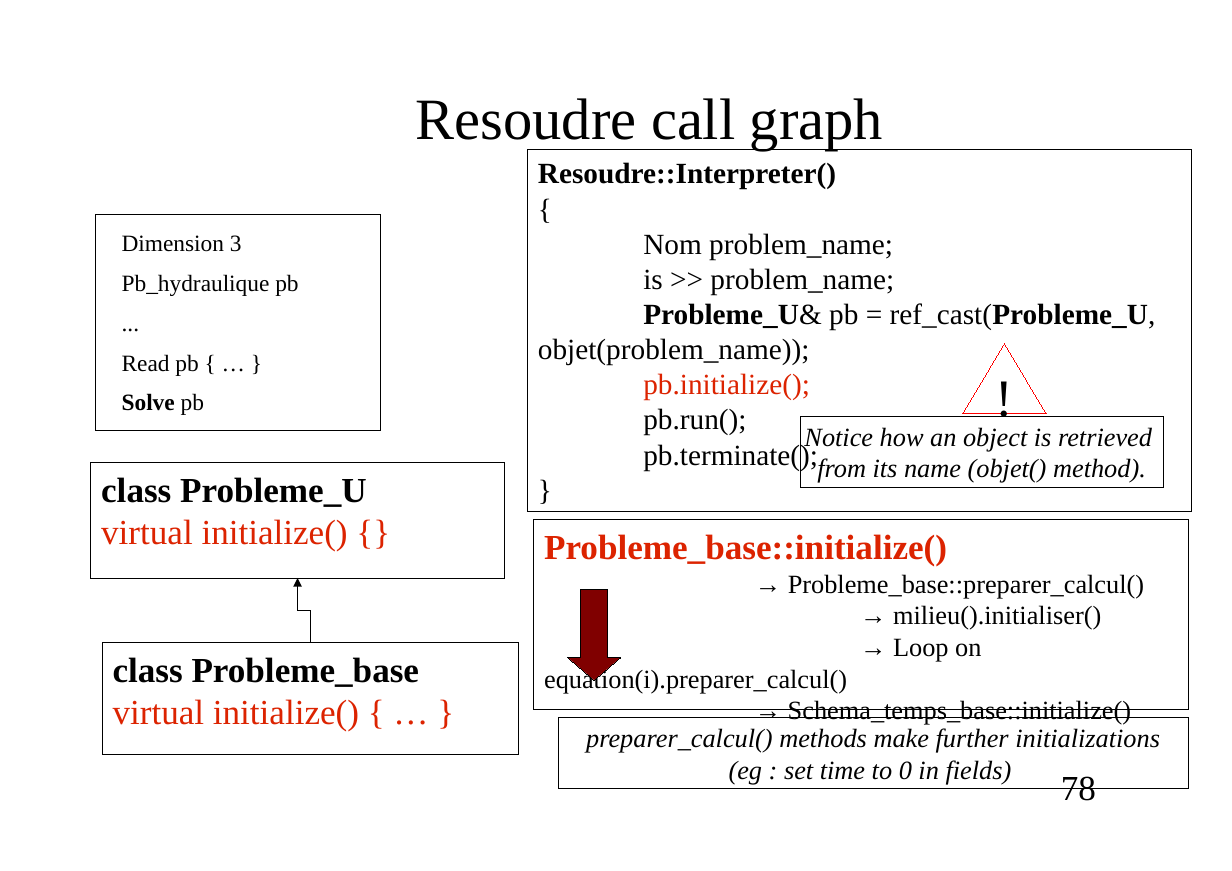
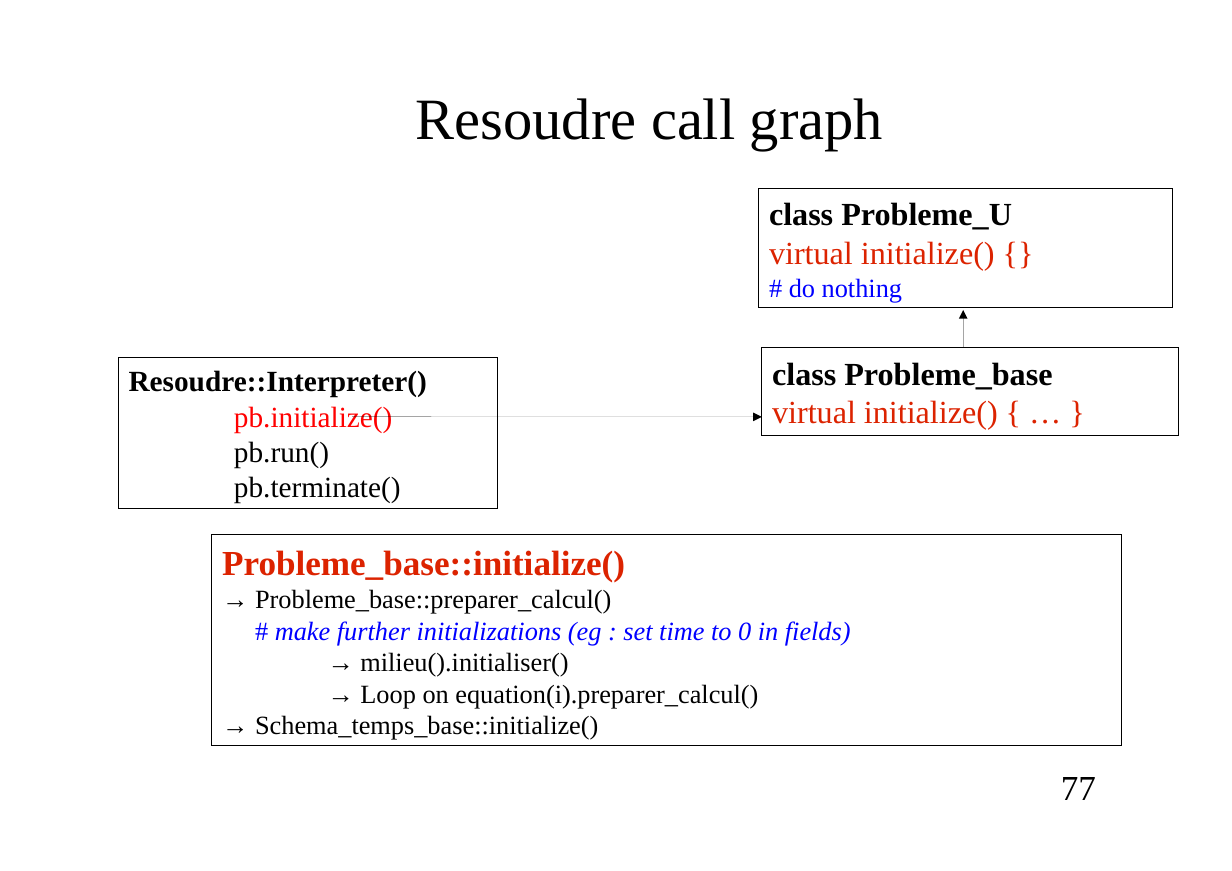
Before and after one commit to cea-trust-platform/trust-code, a slide deck: slide 77 of doc/TRUST/Developer_TRUST_presentation.odp (slide 78 before the commit). Drawn at 1232x871 pixels with LibreOffice and Linux fonts; fonts in the diff are those of the drawing; background and template pictures are left out. Boxes give left, top, right and bottom in pixels: in the first picture for what was removed or moved away, otherwise in the second. Text is boxed around its words. In the diff, an @@ line names an element or a change of style, - is before the commit and + after.

```diff
--- a/doc/TRUST/Developer_TRUST_presentation.odp
+++ b/doc/TRUST/Developer_TRUST_presentation.odp
@@ rectangle removed at (528, 150, 1192, 511) @@
-Resoudre::Interpreter()
-{
-Nom problem_name;
-is >> problem_name;
-Probleme_U& pb = ref_cast(Probleme_U, objet(problem_name));
-pb.initialize();
-pb.run();
-pb.terminate();
-}
@@ rectangle "class Probleme_U": place and size @@
-rectangle "class Probleme_U" at (91, 463, 504, 579)
+rectangle "class Probleme_U" at (759, 189, 1172, 308)
@@ text in rectangle at (769, 202, 1012, 271): size 24 to 22 pt in "class Probleme_U", "virtual initialize() {}" @@
@@ rectangle removed at (95, 215, 380, 430) @@
@@ text removed at (122, 235, 298, 415) @@
-Dimension 3
-Pb_hydraulique pb
-...
-Read pb { … }
-Solve pb
@@ text in rectangle at (789, 278, 902, 303): paragraph added @@
+# do nothing
@@ arrow added from (963, 348) to (963, 310), #000000 0 pt @@
@@ rectangle added at (118, 357, 497, 508), fill #FFFFFF, outline #000000 0 pt, 20 pt, text #000000 @@
+Resoudre::Interpreter()
+pb.initialize()
+pb.run()
+pb.terminate()
@@ rectangle "class Probleme_base": place and size @@
-rectangle "class Probleme_base" at (102, 643, 519, 756)
+rectangle "class Probleme_base" at (762, 348, 1178, 435)
@@ rectangle "class Probleme_base" at (762, 348, 1178, 435): size 24 to 22 pt @@
@@ triangle removed at (963, 344, 1047, 413) @@
-!
@@ arrow added from (352, 417) to (762, 417), #000000 0 pt @@
@@ rectangle removed at (800, 416, 1163, 488) @@
-Notice how an object is retrieved
-from its name (objet() method).
@@ rectangle "Probleme_base::initialize()": place and size @@
-rectangle "Probleme_base::initialize()" at (534, 520, 1190, 709)
+rectangle "Probleme_base::initialize()" at (212, 535, 1121, 746)
@@ elbow arrow removed from (311, 643) to (297, 579) @@
@@ down arrow removed at (568, 589, 621, 680) @@
@@ text in rectangle at (275, 621, 851, 646): paragraph added @@
+# make further initializations (eg : set time to 0 in fields)
@@ rectangle removed at (559, 718, 1189, 789) @@
-preparer_calcul() methods make further initializations
-(eg : set time to 0 in fields)
@@ page number at (1061, 777, 1096, 800): text changed @@
-78
+77
```
Also in this commit, not shown: 104 other slides changed, 20 slides added, 42 slides removed, 7 other files.
